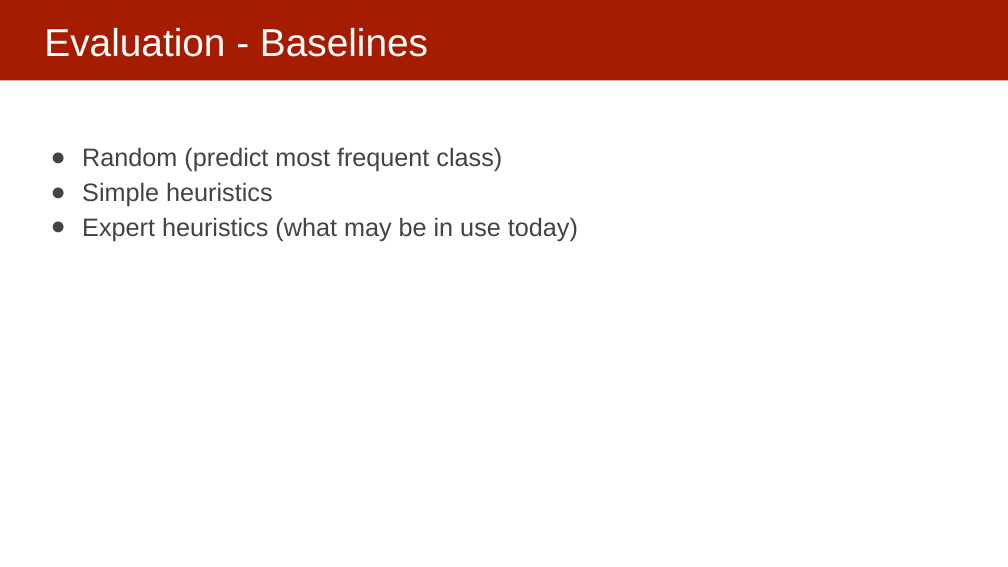
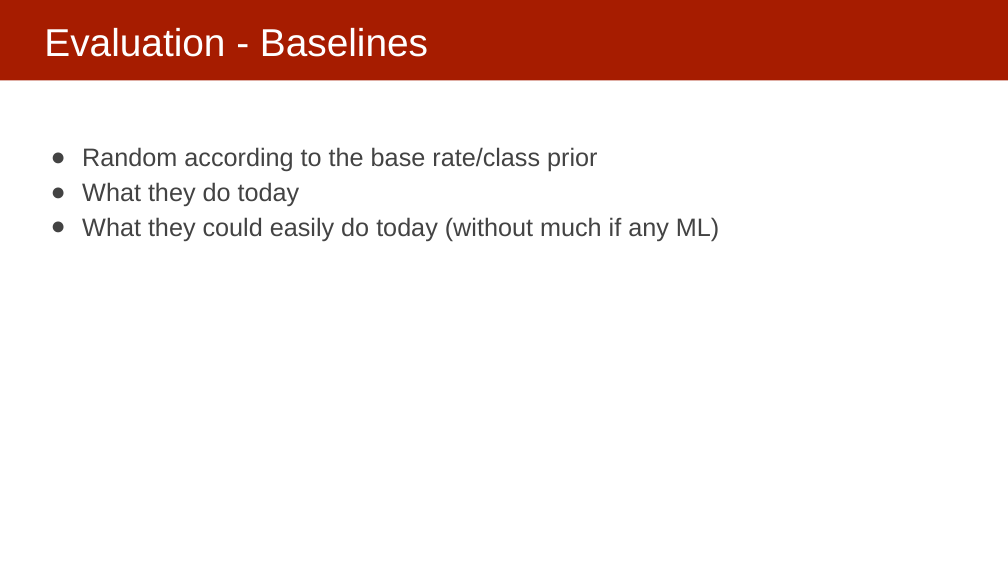
Before and after one commit to dssg/MLinPractice, a slide deck: slide 20 of Lectures/Lecture6-EvaluationMetrics.pptx. Drawn at 1008x567 pixels with LibreOffice and Linux fonts; fonts in the diff are those of the drawing. Boxes give left, top, right and bottom in pixels: in the first picture for what was removed or moved away, otherwise in the second. Text is boxed around its words. In the diff, an @@ line names an element or a change of style, - is before the commit and + after.

```diff
--- a/Lectures/Lecture6-EvaluationMetrics.pptx
+++ b/Lectures/Lecture6-EvaluationMetrics.pptx
@@ text at <box>82,147,719,242</box>: text changed @@
-● Random (predict most frequent class)
-● Simple heuristics
-● Expert heuristics (what may be in use today)
+● Random according to the base rate/class prior
+● What they do today
+● What they could easily do today (without much if any ML)
```
Also in this commit, not shown: 3 other slides changed.
